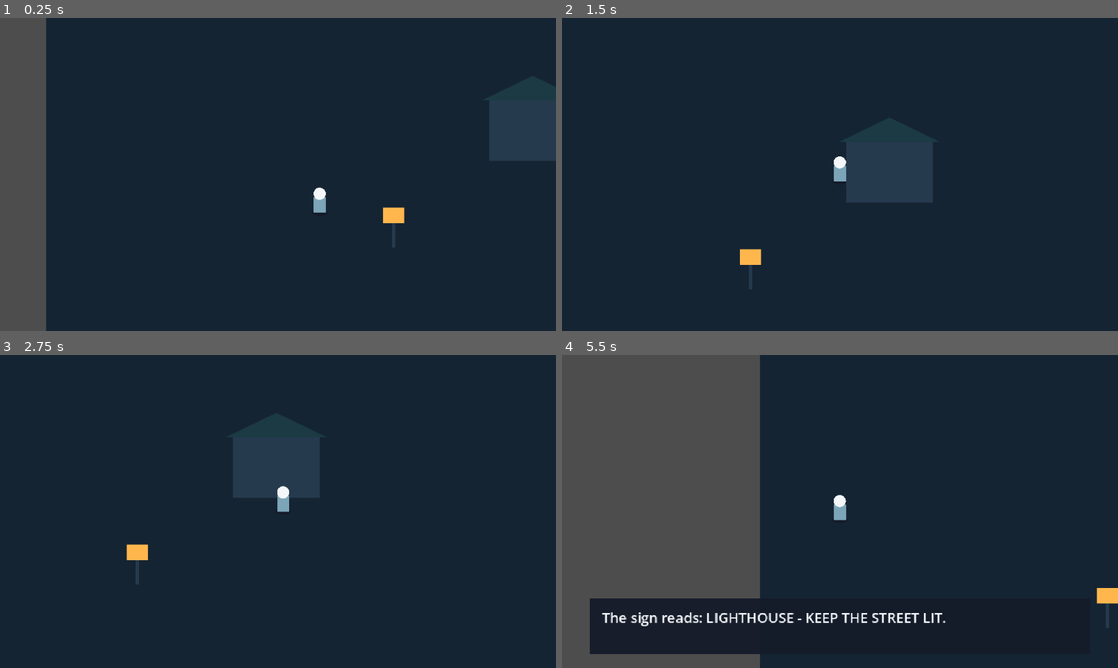
Above: before the commit, frames 1-4 (two rows, left to right).
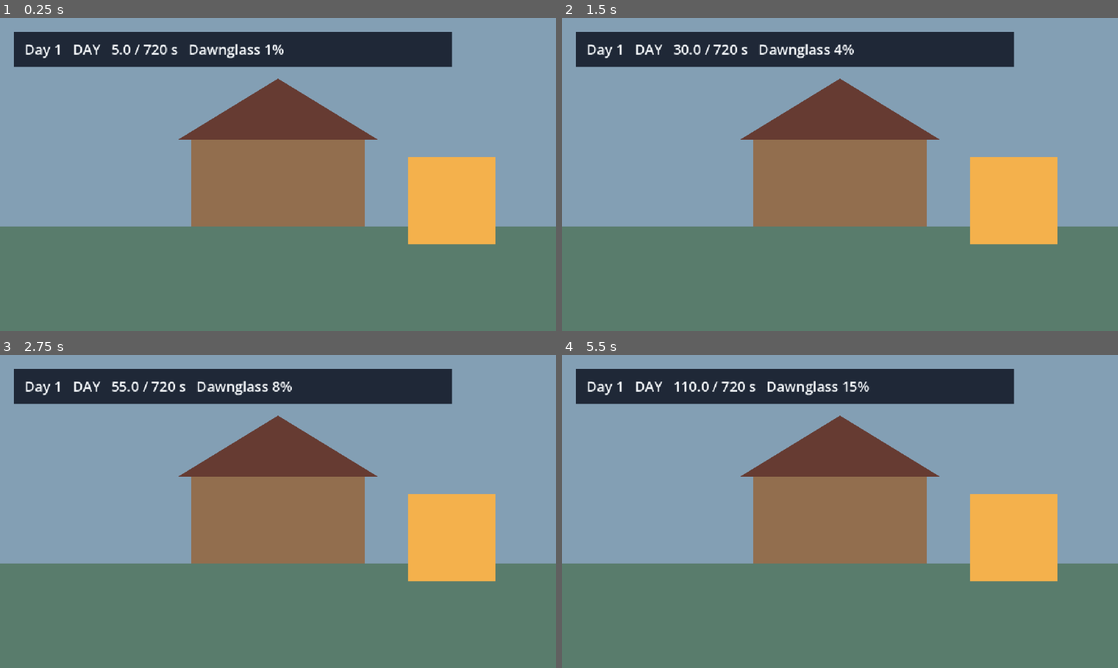
Above: after the commit, the same moments.

Repository: Chingkhei-lab/Dawnglass
Game: Godot game, scene res://scenes/debug/m2_clock.tscn
Two runs of this game, one before a commit and one after it. Both use one fixed random seed, a clock stepped at 60 frames per second and the inputs below. Before the commit the project starts from res://scenes/debug/m1_keeper.tscn.
Inputs:
- Up to frame 1 (0.25 s): no input
- Up to frame 2 (1.5 s): hold D (move_right, bound only before the commit) 0.53-1.28 s; tap E (interact, bound only before the commit) at 0.6, 1.35 s; hold S (move_down, bound only before the commit) from 1.28 s (still down)
- Up to frame 3 (2.75 s): release S (move_down, bound only before the commit) at 2.03 s; hold D (move_right, bound only before the commit) from 2.03 s (still down); tap E (interact, bound only before the commit) at 2.1 s
- Up to frame 4 (5.5 s): release D (move_right, bound only before the commit) at 2.78 s; hold W (move_up, bound only before the commit) 2.78-3.53 s; tap E (interact, bound only before the commit) every 0.75 s from 2.85 to 5.1 s; hold A (move_left, bound only before the commit) 3.53-5.03 s; hold S (move_down, bound only before the commit) from 5.03 s (still down)

The runs differ from the first frame. In frame 1, 93% of the frame differs, in the area x 0-100%, y 0-100%; in frame 2, 92%; in frame 3, 92%; in frame 4, 95%.

Commit message:
M2: day, dusk, night and dawn clock
Clock now cycles phases from tuning data, tints the canvas through the
palette with smooth dusk and dawn transitions, charges Dawnglass during
daylight and emits the day started, night started and dawn events.
Adds the M2 debug scene, readout and a driven 13-check harness. Data is
now the first autoload so the clock can read tuning at startup.

Diff:
--- a/data/tuning.json
+++ b/data/tuning.json
@@ -10,6 +10,19 @@
   "camera": {
     "follow_speed": 8.0
   },
+  "clock": {
+    "day_length": 720.0,
+    "dusk_length": 45.0,
+    "night_length": 300.0,
+    "dawn_length": 45.0,
+    "test_time_scale": 20.0,
+    "colors": {
+      "day": "f4f7fa",
+      "dusk": "ffb84d",
+      "night": "26354d",
+      "dawn": "e67e22"
+    }
+  },
   "lighting": {
     "lantern_radius": 96.0,
     "glint_charges": 3
--- a/project.godot
+++ b/project.godot
@@ -11,16 +11,16 @@
 [application]
 
 config/name="Dawnglass"
-run/main_scene="res://scenes/debug/m1_keeper.tscn"
+run/main_scene="res://scenes/debug/m2_clock.tscn"
 config/features=PackedStringArray("4.7", "Forward Plus")
 config/icon="res://icon.svg"
 
 [autoload]
 
+Data="*res://scripts/autoload/Data.gd"
 Events="*res://scripts/autoload/Events.gd"
 GameState="*res://scripts/autoload/GameState.gd"
 Clock="*res://scripts/autoload/Clock.gd"
-Data="*res://scripts/autoload/Data.gd"
 SaveSystem="*res://scripts/autoload/SaveSystem.gd"
 Audio="*res://scripts/autoload/Audio.gd"
 Rng="*res://scripts/autoload/Rng.gd"
--- /dev/null
+++ b/scenes/debug/m2_clock.tscn
@@ -0,0 +1,51 @@
+[gd_scene load_steps=4 format=3]
+
+[ext_resource type="Script" path="res://scripts/debug/m2_test.gd" id="1_test"]
+[ext_resource type="Script" path="res://scripts/world/day_night_tint.gd" id="2_tint"]
+[ext_resource type="Script" path="res://scripts/ui/clock_readout.gd" id="3_readout"]
+
+[node name="M2ClockDebug" type="Node2D"]
+script = ExtResource("1_test")
+
+[node name="Background" type="Polygon2D" parent="."]
+z_index = -10
+polygon = PackedVector2Array(0, 0, 640, 0, 640, 360, 0, 360)
+color = Color(0.541, 0.647, 0.722, 1)
+
+[node name="Ground" type="Polygon2D" parent="."]
+z_index = -9
+polygon = PackedVector2Array(0, 240, 640, 240, 640, 360, 0, 360)
+color = Color(0.365, 0.502, 0.435, 1)
+
+[node name="House" type="Polygon2D" parent="."]
+polygon = PackedVector2Array(220, 240, 420, 240, 420, 140, 220, 140)
+color = Color(0.6, 0.45, 0.31, 1)
+
+[node name="Roof" type="Polygon2D" parent="."]
+polygon = PackedVector2Array(205, 140, 435, 140, 320, 70)
+color = Color(0.42, 0.24, 0.2, 1)
+
+[node name="Glow" type="Polygon2D" parent="."]
+polygon = PackedVector2Array(470, 260, 570, 260, 570, 160, 470, 160)
+color = Color(1, 0.721, 0.302, 1)
+
+[node name="Tint" type="CanvasModulate" parent="."]
+script = ExtResource("2_tint")
+
+[node name="UI" type="CanvasLayer" parent="."]
+
+[node name="Panel" type="ColorRect" parent="UI"]
+offset_left = 16.0
+offset_top = 16.0
+offset_right = 520.0
+offset_bottom = 56.0
+color = Color(0.078, 0.106, 0.161, 0.9)
+
+[node name="Readout" type="Label" parent="UI/Panel"]
+offset_left = 12.0
+offset_top = 8.0
+offset_right = 500.0
+offset_bottom = 32.0
+theme_override_colors/font_color = Color(0.957, 0.969, 0.98, 1)
+theme_override_font_sizes/font_size = 16
+script = ExtResource("3_readout")
--- a/scripts/autoload/Clock.gd
+++ b/scripts/autoload/Clock.gd
@@ -1,4 +1,111 @@
 extends Node
 
+const PHASE_DAY := "day"
+const PHASE_DUSK := "dusk"
+const PHASE_NIGHT := "night"
+const PHASE_DAWN := "dawn"
+const PHASE_ORDER := [PHASE_DAY, PHASE_DUSK, PHASE_NIGHT, PHASE_DAWN]
+const PHASE_LENGTH_KEYS := {
+	PHASE_DAY: "clock.day_length",
+	PHASE_DUSK: "clock.dusk_length",
+	PHASE_NIGHT: "clock.night_length",
+	PHASE_DAWN: "clock.dawn_length",
+}
+const COLOR_NAMES := ["day", "dusk", "night", "dawn"]
+
 var day: int = 1
-var phase: String = "day"
+var phase: String = PHASE_DAY
+var game_seconds: float = 0.0
+var phase_elapsed: float = 0.0
+var dawnglass_charge: float = 0.0
+var time_scale: float = 1.0
+
+var _lengths: Dictionary = {}
+var _colors: Dictionary = {}
+
+func _ready() -> void:
+	_load_config()
+	time_scale = _cli_time_scale()
+
+func _physics_process(delta: float) -> void:
+	if phase_length() <= 0.0:
+		return
+	var step := delta * time_scale
+	game_seconds += step
+	phase_elapsed += step
+	while phase_elapsed >= phase_length():
+		phase_elapsed -= phase_length()
+		_enter_next_phase()
+	if phase == PHASE_DAY:
+		var rate := 1.0 / maxf(phase_length(), 0.001)
+		dawnglass_charge = minf(1.0, dawnglass_charge + step * rate)
+
+func phase_length() -> float:
+	return length_of(phase)
+
+func length_of(current: String) -> float:
+	return float(_lengths.get(current, 0.0))
+
+func cycle_length() -> float:
+	var total := 0.0
+	for current in PHASE_ORDER:
+		total += length_of(current)
+	return total
+
+func phase_progress() -> float:
+	return clampf(phase_elapsed / maxf(phase_length(), 0.001), 0.0, 1.0)
+
+func is_configured() -> bool:
+	return not _lengths.is_empty() and cycle_length() > 0.0
+
+func color_for(current: String) -> Color:
+	return _colors.get(current, Color.WHITE)
+
+func sky_color() -> Color:
+	var progress := phase_progress()
+	match phase:
+		PHASE_DUSK:
+			return _two_stage_color(_colors.day, _colors.dusk, _colors.night, progress)
+		PHASE_DAWN:
+			return _two_stage_color(_colors.night, _colors.dawn, _colors.day, progress)
+		PHASE_NIGHT:
+			return _colors.night
+	return _colors.day
+
+func _enter_next_phase() -> void:
+	var index := PHASE_ORDER.find(phase)
+	phase = PHASE_ORDER[(index + 1) % PHASE_ORDER.size()]
+	match phase:
+		PHASE_DAY:
+			day += 1
+			Events.day_started.emit()
+		PHASE_NIGHT:
+			Events.night_started.emit()
+		PHASE_DAWN:
+			Events.dawn.emit()
+
+func _two_stage_color(from: Color, middle: Color, to: Color, progress: float) -> Color:
+	var eased := smoothstep(0.0, 1.0, progress)
+	if eased < 0.5:
+		return from.lerp(middle, eased * 2.0)
+	return middle.lerp(to, (eased - 0.5) * 2.0)
+
+func _load_config() -> void:
+	for current in PHASE_ORDER:
+		_lengths[current] = _number(PHASE_LENGTH_KEYS[current])
+	for color_name in COLOR_NAMES:
+		_colors[color_name] = _color("clock.colors." + color_name)
+
+func _cli_time_scale() -> float:
+	for arg in OS.get_cmdline_args() + OS.get_cmdline_user_args():
+		if arg.begins_with("--time-scale="):
+			return maxf(float(arg.get_slice("=", 1)), 0.0001)
+	return 1.0
+
+func _number(path: String) -> float:
+	var value = Data.require_value(path)
+	return float(value) if value != null else 0.0
+
+func _color(path: String) -> Color:
+	var value = Data.require_value(path)
+	return Color(String(value)) if value != null else Color.WHITE
--- /dev/null
+++ b/scripts/debug/m2_test.gd
@@ -0,0 +1,188 @@
+extends Node2D
+
+const RUNTIME_FRAMES := 10800
+const DURATION_TOLERANCE := 1.0
+const MAX_FRAME_COLOR_DELTA := 0.05
+const MIN_TRANSITION_COLOR_CHANGE := 0.2
+const MIN_TRANSITION_FRAMES := 30
+
+var failures := 0
+var runtime_left := RUNTIME_FRAMES
+var testing := true
+
+var cycle_start_seconds := 0.0
+var expected_cycle := 0.0
+var signal_log: Array[String] = []
+var previous_phase := ""
+var cycle_done := false
+
+var day_charge_start := -1.0
+var day_charge_checked := false
+var day_color_checked := false
+var night_checked := false
+var readout_checked := false
+
+var transition_phase := ""
+var transition_first := Color.WHITE
+var transition_last := Color.WHITE
+var transition_max_delta := 0.0
+var transition_frames := 0
+
+@onready var tint: CanvasModulate = $Tint
+@onready var readout: Label = $UI/Panel/Readout
+
+func _ready() -> void:
+	Clock.time_scale = _test_time_scale()
+	Events.day_started.connect(_on_day_started)
+	Events.night_started.connect(_on_night_started)
+	Events.dawn.connect(_on_dawn)
+	print("M2 TEST START")
+	expected_cycle = Clock.cycle_length()
+	cycle_start_seconds = Clock.game_seconds
+	_initial_checks()
+
+func _physics_process(_delta: float) -> void:
+	if not testing:
+		_runtime_tick()
+		return
+	if Clock.phase != previous_phase:
+		_enter_phase(Clock.phase)
+		previous_phase = Clock.phase
+	match Clock.phase:
+		Clock.PHASE_DAY:
+			_test_daylight()
+		Clock.PHASE_DUSK, Clock.PHASE_DAWN:
+			_test_transition()
+		Clock.PHASE_NIGHT:
+			_test_night()
+	if not cycle_done and Clock.game_seconds - cycle_start_seconds > expected_cycle + DURATION_TOLERANCE:
+		cycle_done = true
+		_expect(false, "", "FAIL M2 no day_started within %.1f s" % (expected_cycle + DURATION_TOLERANCE))
+		_finish()
+
+func _initial_checks() -> void:
+	_expect(Clock.is_configured() and expected_cycle > 0.0,
+		"PASS M2 clock configured (cycle %.1f s)" % expected_cycle,
+		"FAIL M2 clock not configured")
+	_expect(Clock.phase == Clock.PHASE_DAY,
+		"PASS M2 starts in daylight", "FAIL M2 starts in %s" % Clock.phase)
+	_expect(Clock.dawnglass_charge < 0.01,
+		"PASS M2 Dawnglass starts empty", "FAIL M2 Dawnglass starts at %.2f" % Clock.dawnglass_charge)
+	var day_length = Data.require_value("clock.day_length")
+	_expect(day_length != null and is_equal_approx(Clock.length_of(Clock.PHASE_DAY), float(day_length)),
+		"PASS M2 daylight length comes from tuning", "FAIL M2 daylight length not from tuning")
+
+func _on_night_started() -> void:
+	signal_log.append("night_started")
+	_expect(Clock.dawnglass_charge >= 0.98,
+		"PASS M2 Dawnglass charged through daylight (%d%%)" % roundi(Clock.dawnglass_charge * 100.0),
+		"FAIL M2 Dawnglass charge %.2f at nightfall" % Clock.dawnglass_charge)
+
+func _on_dawn() -> void:
+	signal_log.append("dawn")
+
+func _on_day_started() -> void:
+	signal_log.append("day_started")
+	if cycle_done:
+		return
+	_finish_transition_check()
+	cycle_done = true
+	var ordered := signal_log == ["night_started", "dawn", "day_started"]
+	_expect(ordered,
+		"PASS M2 cycle signals in order (%s)" % ", ".join(signal_log),
+		"FAIL M2 cycle signals: %s" % ", ".join(signal_log))
+	var measured := Clock.game_seconds - cycle_start_seconds
+	_expect(absf(measured - expected_cycle) <= DURATION_TOLERANCE,
+		"PASS M2 full cycle %.2f s (configured %.2f s)" % [measured, expected_cycle],
+		"FAIL M2 cycle %.2f s vs configured %.2f s" % [measured, expected_cycle])
+	_finish()
+
+func _test_daylight() -> void:
+	if not day_color_checked and Clock.phase_progress() > 0.05:
+		day_color_checked = true
+		_expect(_color_delta(tint.color, Clock.color_for(Clock.PHASE_DAY)) < 0.01,
+			"PASS M2 daylight colour comes from tuning", "FAIL M2 daylight colour off")
+	var progress := Clock.phase_progress()
+	if day_charge_start < 0.0 and progress > 0.25:
+		day_charge_start = Clock.dawnglass_charge
+	elif not day_charge_checked and day_charge_start >= 0.0 and progress > 0.5:
+		day_charge_checked = true
+		_expect(Clock.dawnglass_charge > day_charge_start,
+			"PASS M2 Dawnglass rises in daylight (%.2f -> %.2f)" % [day_charge_start, Clock.dawnglass_charge],
+			"FAIL M2 Dawnglass did not rise (%.2f -> %.2f)" % [day_charge_start, Clock.dawnglass_charge])
+	if not readout_checked and progress > 0.3:
+		readout_checked = true
+		var shown := readout.text
+		_expect(shown.contains("DAY") and shown.contains("Dawnglass") and shown.contains("%"),
+			"PASS M2 readout shows phase and Dawnglass charge (%s)" % shown,
+			"FAIL M2 readout: %s" % shown)
+
+func _test_night() -> void:
+	if night_checked or Clock.phase_progress() < 0.02:
+		return
+	night_checked = true
+	_expect(_color_delta(tint.color, Clock.color_for(Clock.PHASE_NIGHT)) < 0.02,
+		"PASS M2 night colour comes from tuning", "FAIL M2 night colour off")
+
+func _test_transition() -> void:
+	if transition_phase == "":
+		return
+	transition_frames += 1
+	transition_max_delta = maxf(transition_max_delta, _color_delta(transition_last, tint.color))
+	transition_last = tint.color
+
+func _enter_phase(current: String) -> void:
+	_finish_transition_check()
+	if current == Clock.PHASE_DUSK or current == Clock.PHASE_DAWN:
+		transition_phase = current
+		transition_first = tint.color
+		transition_last = tint.color
+		transition_max_delta = 0.0
+		transition_frames = 0
+
+func _finish_transition_check() -> void:
+	if transition_phase == "":
+		return
+	if transition_frames >= MIN_TRANSITION_FRAMES:
+		var change := _color_delta(transition_first, transition_last)
+		_expect(transition_max_delta <= MAX_FRAME_COLOR_DELTA and change >= MIN_TRANSITION_COLOR_CHANGE,
+			"PASS M2 %s light changes smoothly (step %.3f, range %.2f)" % [transition_phase, transition_max_delta, change],
+			"FAIL M2 %s light not smooth (step %.3f, range %.2f)" % [transition_phase, transition_max_delta, change])
+	transition_phase = ""
+
+func _color_delta(a: Color, b: Color) -> float:
+	return absf(a.r - b.r) + absf(a.g - b.g) + absf(a.b - b.b)
+
+func _finish() -> void:
+	testing = false
+	if failures == 0:
+		print("M2 TESTS PASS")
+	else:
+		print("M2 TESTS FAIL (%d failures)" % failures)
+	if _fast_mode():
+		get_tree().quit(failures)
+		return
+	print("M2 RUNTIME CHECK START")
+
+func _runtime_tick() -> void:
+	runtime_left -= 1
+	if runtime_left == 0:
+		print("M2 RUNTIME CHECK COMPLETE")
+		get_tree().quit(failures)
+
+func _fast_mode() -> bool:
+	return (OS.get_cmdline_args() + OS.get_cmdline_user_args()).has("--fast")
+
+func _test_time_scale() -> float:
+	for arg in OS.get_cmdline_args() + OS.get_cmdline_user_args():
+		if arg.begins_with("--time-scale="):
+			return float(arg.get_slice("=", 1))
+	var value = Data.require_value("clock.test_time_scale")
+	return float(value) if value != null else 1.0
+
+func _expect(condition: bool, pass_text: String, fail_text: String) -> void:
+	if condition:
+		print(pass_text)
+	else:
+		print(fail_text)
+		failures += 1
--- /dev/null
+++ b/scripts/ui/clock_readout.gd
@@ -0,0 +1,10 @@
+extends Label
+
+func _physics_process(_delta: float) -> void:
+	text = "Day %d   %s   %.1f / %.0f s   Dawnglass %d%%" % [
+		Clock.day,
+		Clock.phase.to_upper(),
+		Clock.phase_elapsed,
+		Clock.phase_length(),
+		roundi(Clock.dawnglass_charge * 100.0),
+	]
--- /dev/null
+++ b/scripts/world/day_night_tint.gd
@@ -0,0 +1,4 @@
+extends CanvasModulate
+
+func _physics_process(_delta: float) -> void:
+	color = Clock.sky_color()
Not shown, changed: docs/PROGRESS.md
